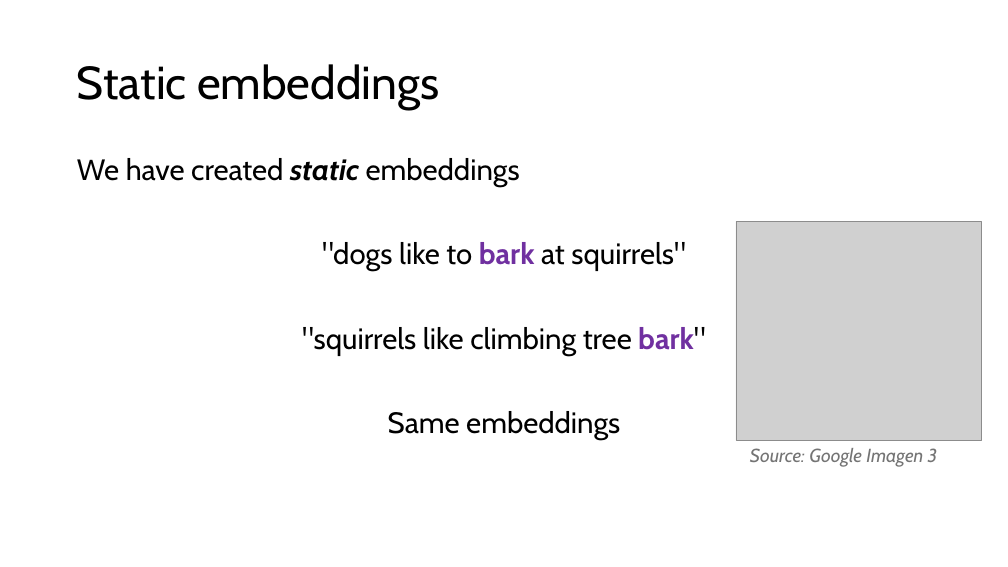
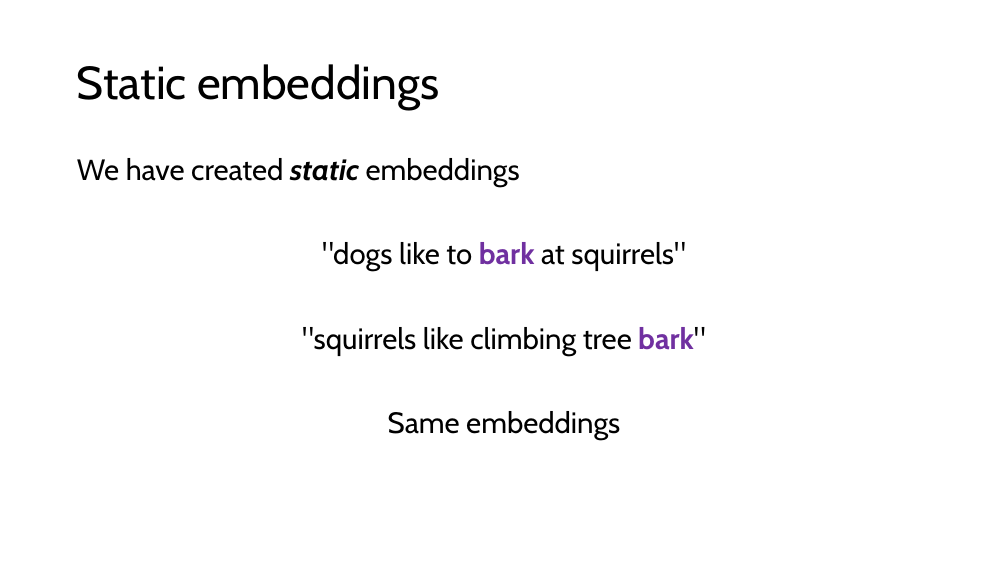
Before and after one commit to acceleratescience/large-language-models, a slide deck: slide 28 of slides/4-embeddings.pptx. Drawn at 1008x567 pixels with LibreOffice and Linux fonts; fonts in the diff are those of the drawing; grey boxes stand for pictures. Boxes give left, top, right and bottom in pixels: in the first picture for what was removed or moved away, otherwise in the second. Text is boxed around its words. In the diff, an @@ line names an element or a change of style, - is before the commit and + after.

```diff
--- a/slides/4-embeddings.pptx
+++ b/slides/4-embeddings.pptx
@@ picture removed at (736, 222, 981, 441) @@
@@ text removed at (750, 448, 938, 467) @@
-Source: Google Imagen 3
```
Also in this commit, not shown: 5 other slides changed, 1 slide added, 1 slide removed, 23 other files.
